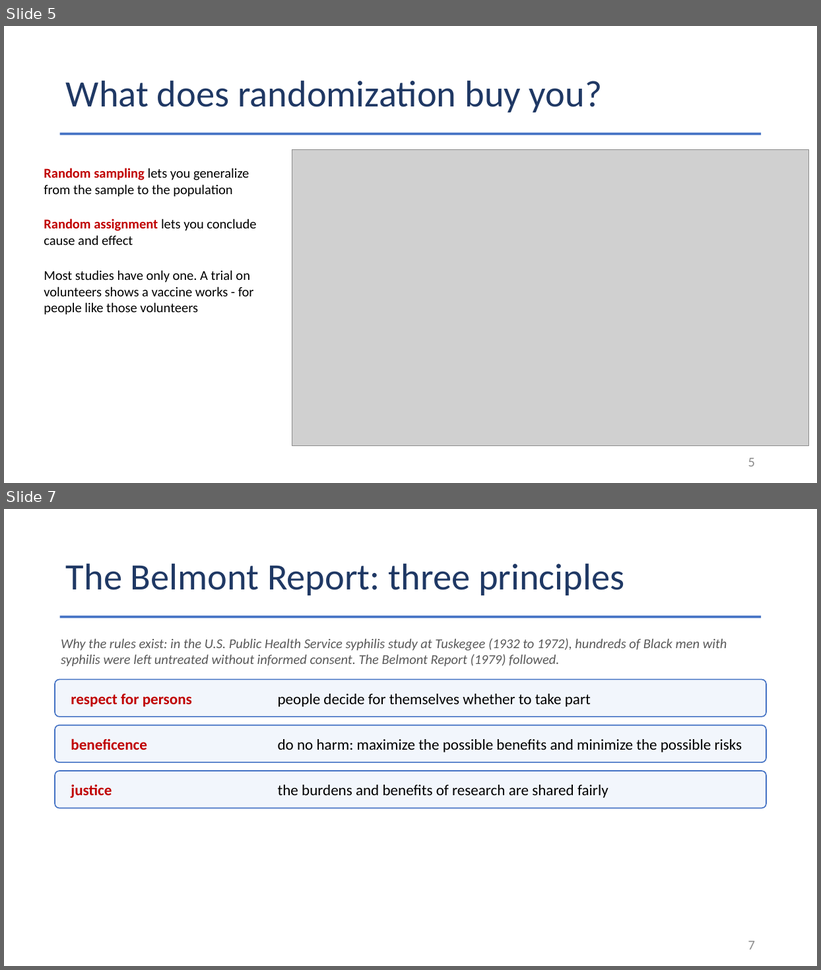
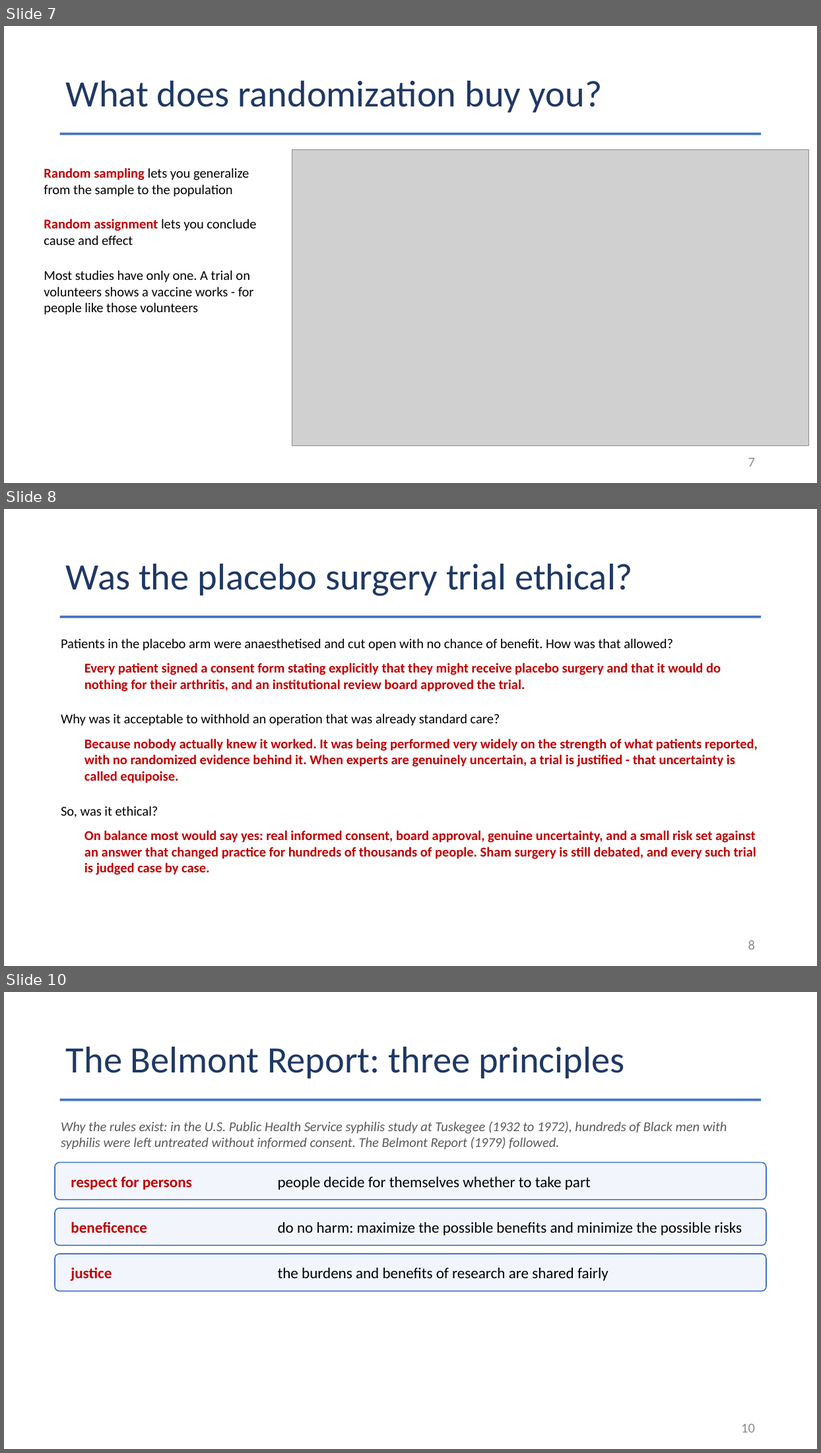
Before and after one commit to Jarred6068/Kvamme_UI_STAT251, a slide deck: docs/lecture_slides/Week 5/Week5_Lecture11_Slides_9_25_2026.pptx. Shown one above the other, each under a label of ours: slides 5 and 7 before the commit, slides 7, 8 and 10 after it; the slides between them are not shown. The pictures are 821x970 and 821x1453 pixels, drawn with LibreOffice and Linux fonts; fonts in the diff are those of the drawing; grey boxes stand for pictures. Boxes give left, top, right and bottom in pixels: in the first picture for what was removed or moved away, otherwise in the second. Text is boxed around its words. In the diff, an @@ line names an element or a change of style, - is before the commit and + after.

```diff
--- a/docs/lecture_slides/Week 5/Week5_Lecture11_Slides_9_25_2026.pptx
+++ b/docs/lecture_slides/Week 5/Week5_Lecture11_Slides_9_25_2026.pptx
@@ slide 8 added at (4, 509, 817, 966), background #FFFFFF @@
@@ title added at (66, 563, 633, 596), 44 pt, text #1F3864 @@
+Was the placebo surgery trial ethical?
@@ rectangle added at (60, 616, 762, 618), fill #4472C4 @@
@@ text added at (61, 638, 673, 651), 16 pt, text #000000 @@
+Patients in the placebo arm were anaesthetised and cut open with no chance of benefit. How was that allowed?
@@ text added at (85, 663, 721, 692), 16 pt, text #C00000, bold @@
+Every patient signed a consent form stating explicitly that they might receive placebo surgery and that it would do nothing for their arthritis, and an institutional review board approved the trial.
@@ text added at (61, 714, 500, 726), 16 pt, text #000000 @@
+Why was it acceptable to withhold an operation that was already standard care?
@@ text added at (85, 739, 758, 784), 16 pt, text #C00000, bold @@
+Because nobody actually knew it worked. It was being performed very widely on the strength of what patients reported, with no randomized evidence behind it. When experts are genuinely uncertain, a trial is justified - that uncertainty is called equipoise.
@@ text added at (61, 806, 158, 818), 16 pt, text #000000 @@
+So, was it ethical?
@@ text added at (85, 830, 757, 875), 16 pt, text #C00000, bold @@
+On balance most would say yes: real informed consent, board approval, genuine uncertainty, and a small risk set against an answer that changed practice for hundreds of thousands of people. Sham surgery is still debated, and every such trial is judged case by case.
@@ page number added at (748, 941, 755, 950), 16 pt, text #8C8C8C @@
+8
@@ what was slide 5 is now slide 7 @@
@@ page number at (748, 458, 755, 467): text changed @@
-5
+7
@@ what was slide 7 is now slide 10 @@
@@ page number at (741, 1424, 755, 1433): text changed @@
-7
+10
```
Also in this commit, not shown: 2 slides changed, 2 other slides added, 28 other files.
